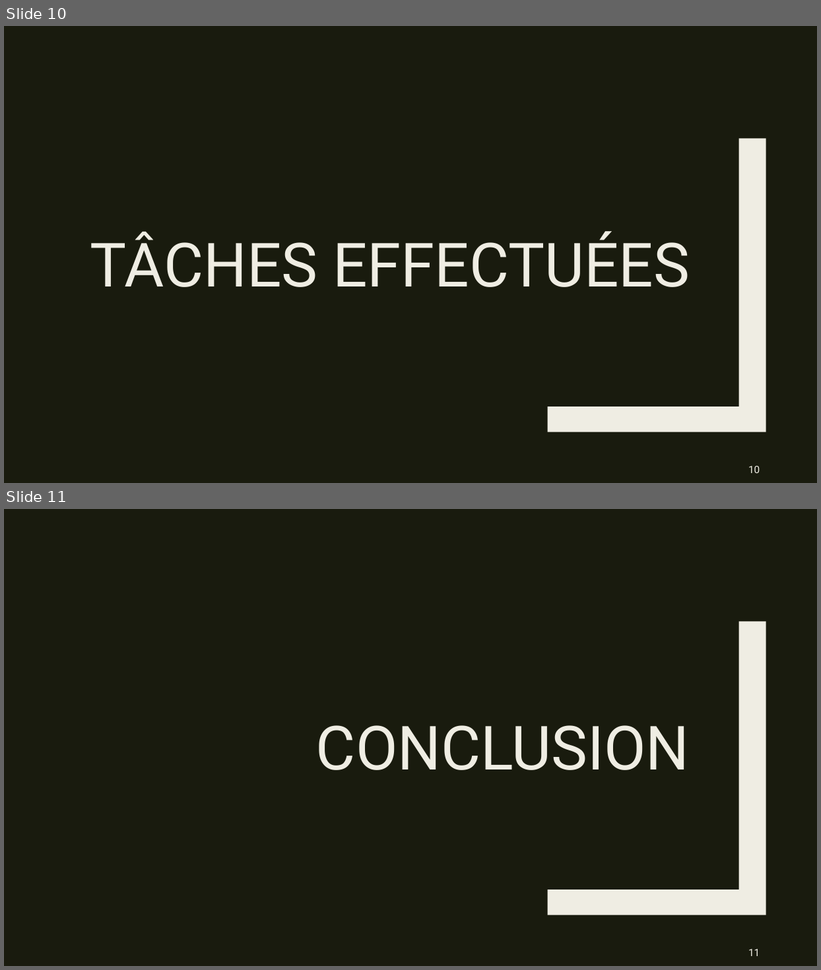
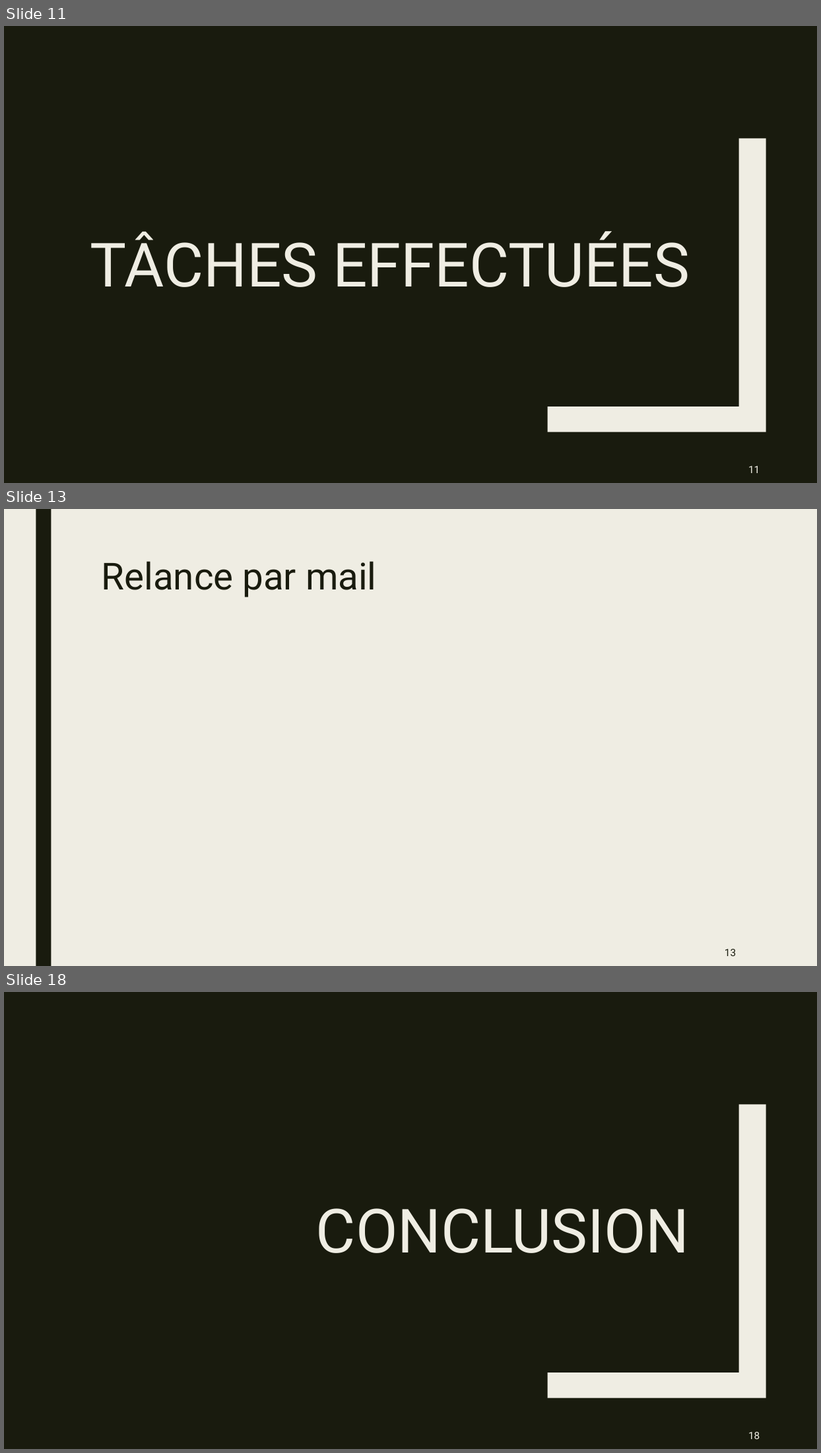
Before and after one commit to Yoan15/CDA22-23_yoan, a slide deck: ressources/CDA_Projet_Repotech_Yoan_Deconinck.pptx. Shown one above the other, each under a label of ours: slides 10 and 11 before the commit, slides 11, 13 and 18 after it; the slides between them are not shown. The pictures are 821x970 and 821x1453 pixels, drawn with LibreOffice and Linux fonts; fonts in the diff are those of the drawing. Boxes give left, top, right and bottom in pixels: in the first picture for what was removed or moved away, otherwise in the second. Text is boxed around its words. In the diff, an @@ line names an element or a change of style, - is before the commit and + after.

```diff
--- a/ressources/CDA_Projet_Repotech_Yoan_Deconinck.pptx
+++ b/ressources/CDA_Projet_Repotech_Yoan_Deconinck.pptx
@@ slide 13 added at box(4, 509, 817, 966), background #EFEDE3 @@
@@ rectangle added at box(36, 509, 51, 966), fill #191B0E @@
@@ title added at box(102, 561, 377, 597), 44 pt, text #191B0E @@
+Relance par mail
@@ page number added at box(725, 949, 736, 956), 12 pt, text #191B0E @@
+13
@@ what was slide 10 is now slide 11 @@
@@ page number at box(748, 466, 760, 473): text changed @@
-10
+11
@@ what was slide 11 is now slide 18 @@
@@ page number at box(748, 1432, 760, 1439): text changed @@
-11
+18
```
Also in this commit, not shown: 1 slide changed, 7 other slides added, 1 slide removed, 1 other file.
